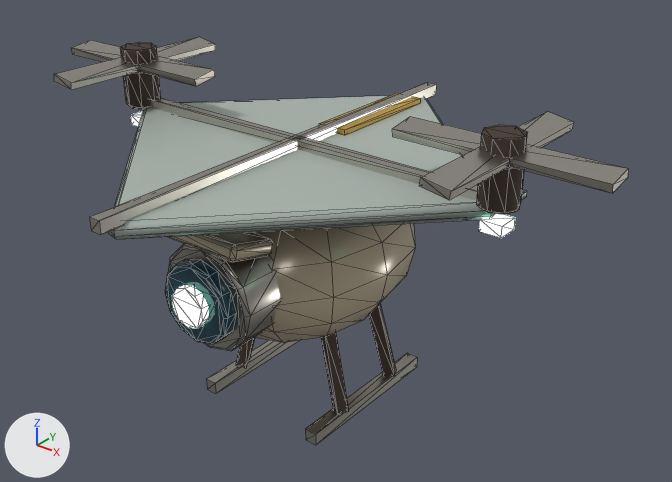
Two versions of the glTF model github-io/public/models/kite.glb, one commit apart.
Before and after are seen from a camera (50 mm lens) standing at (2.07, -2.42, 2.18) and looking at (-0.1, 0.3, 0.49). Lighting does not change. The marker at lower left points along +X, +Y and +Z. The older version comes first. Mesh edges are drawn as thin lines. Where no turn or scale is listed for an object, it has been applied to the vertices.

The first picture shows 'Lens_barrel', 'Lens_eye', 'Lens_glass', 'Lens_hood', 'Pod', 'Rotor_blades', 'Rotor_blades.001', 'Rotor_pylons', 'Sail', 'Skids', 'Skids.001', 'Spars' and 5 more.
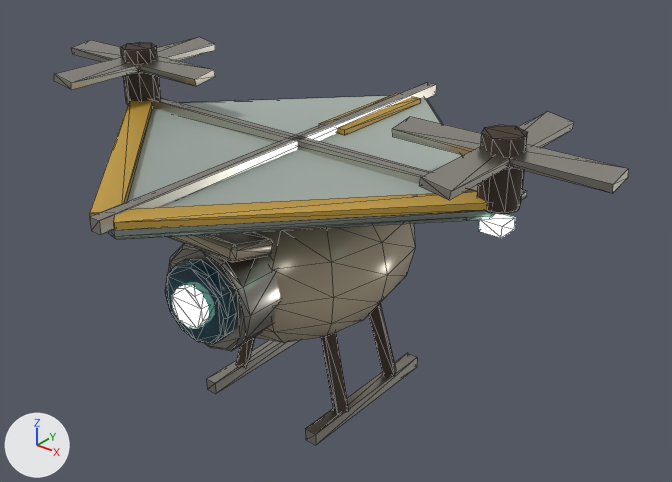
Boxes [x1, y1, x2, y2] around the edits, measured in the pictures (672 x 482 px):
'Sail_edge', added (orange)
    after: [90, 100, 488, 230]

The change in detail:
Mesh me_sail_edge is new.
It has 16 vertices, 24 faces and spans x -0.83..0.83, y -0.91..-0.05, z 1.03..1.06.
It uses material mat_hazard.
Object 'Sail_edge' (ob_sail_edge) is new; it shows me_sail_edge.
Its location is (0.0, 0.0, 0.0).
